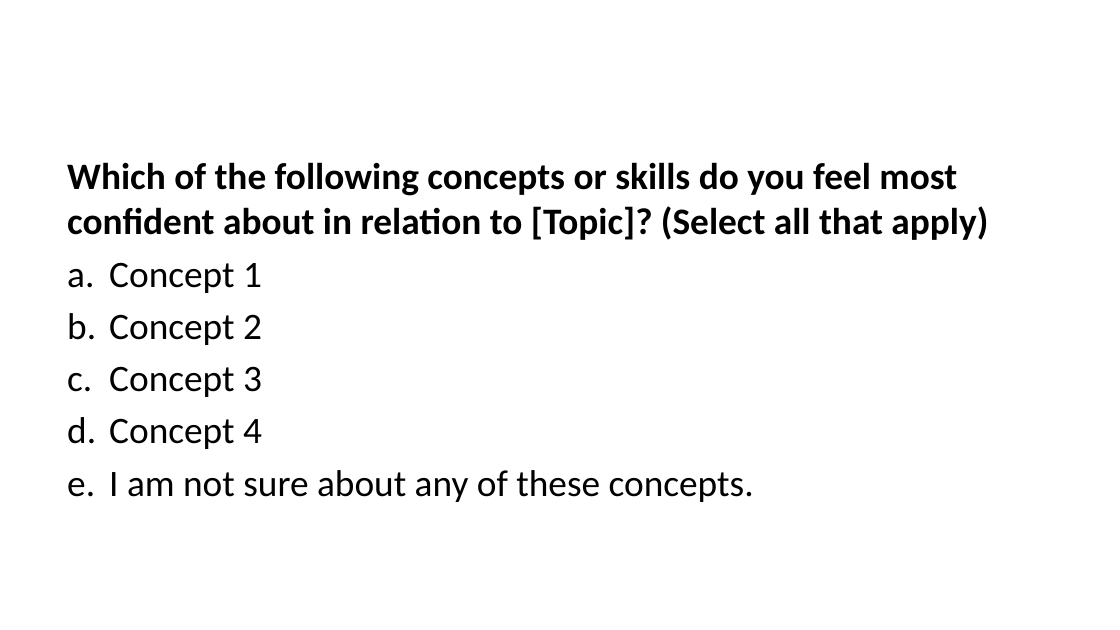
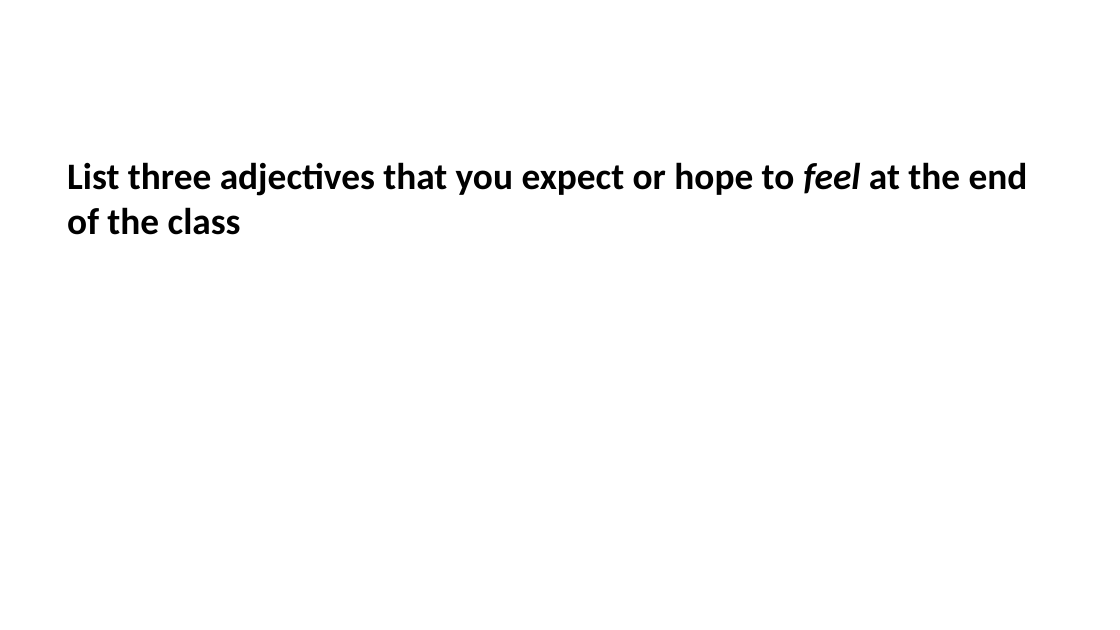
Before and after one commit to lmu-osc/train-the-trainer-student-track-pedagogy, a slide deck: slide 8 of _site/materials/PMM-M4/PMM-M4-S3-Citation-Politics/PMM-M4-S3-Citation-Politics-slides.pptx (slide 7 before the commit). Drawn at 1120x630 pixels with LibreOffice and Linux fonts; fonts in the diff are those of the drawing. Boxes give left, top, right and bottom in pixels: in the first picture for what was removed or moved away, otherwise in the second. Text is boxed around its words. In the diff, an @@ line names an element or a change of style, - is before the commit and + after.

```diff
--- a/_site/materials/PMM-M4/PMM-M4-S3-Citation-Politics/PMM-M4-S3-Citation-Politics-slides.pptx
+++ b/_site/materials/PMM-M4/PMM-M4-S3-Citation-Politics/PMM-M4-S3-Citation-Politics-slides.pptx
@@ text at (x1=67, y1=162, x2=1028, y2=235): text changed @@
-Which of the following concepts or skills do you feel most confident about in relation to [Topic]? (Select all that apply)
-a. Concept 1
-b. Concept 2
-c. Concept 3
-d. Concept 4
-e. I am not sure about any of these concepts.
+List three adjectives that you expect or hope to feel at the end of the class
```
Also in this commit, not shown: 5 other slides changed, 15 slides added, 14 slides removed, 18 other files.
